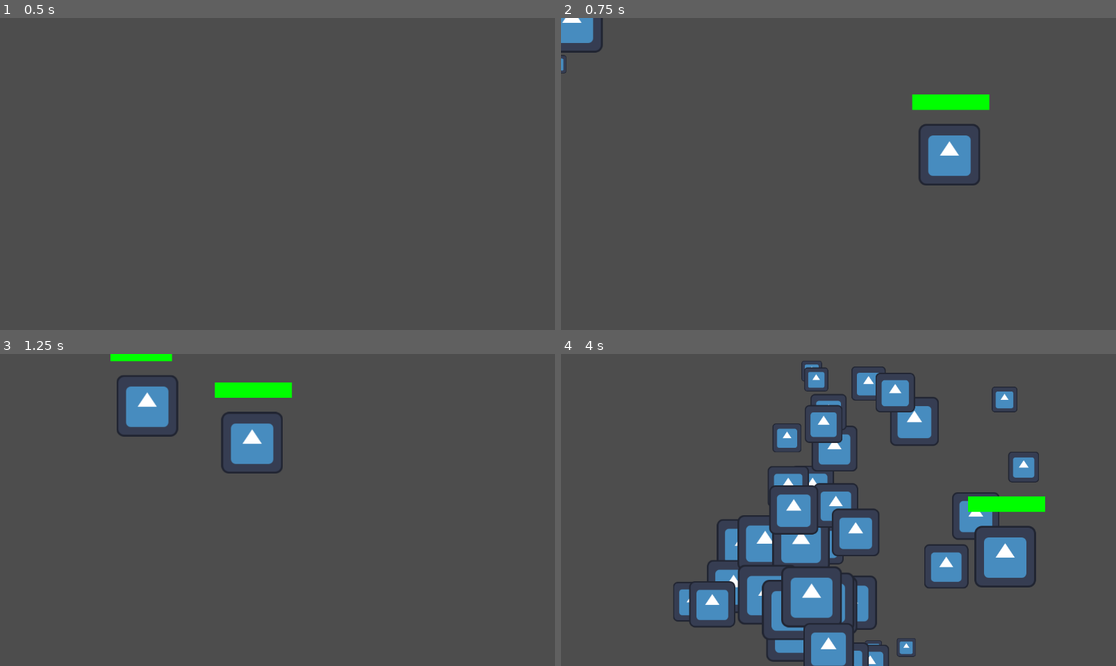
Above: before the commit, frames 1-4 (two rows, left to right).
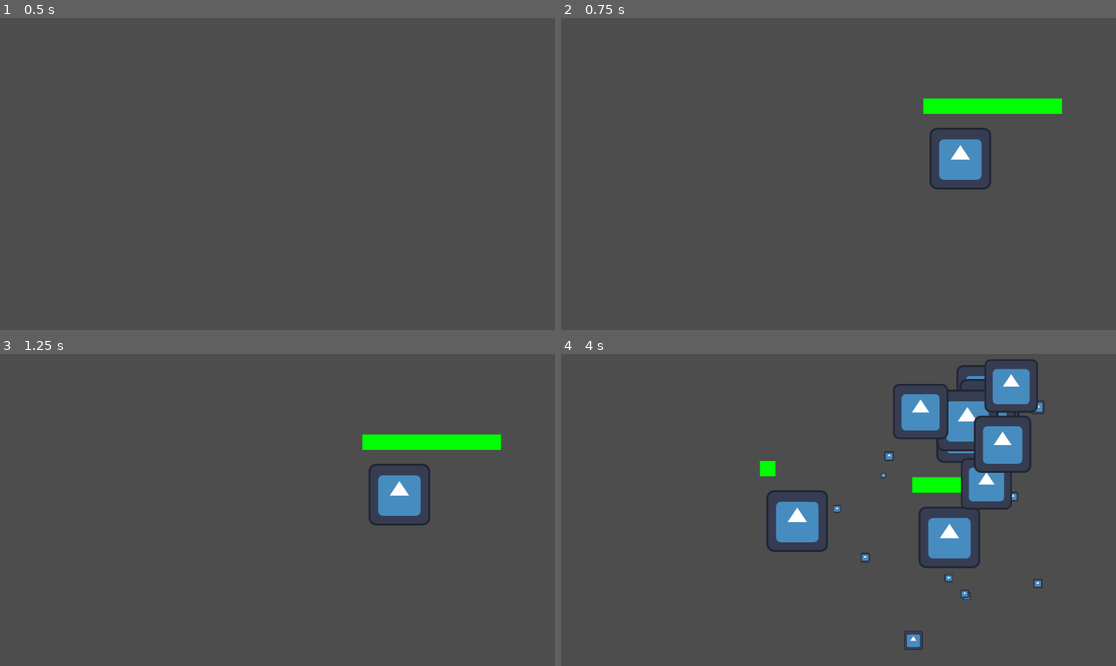
Above: after the commit, the same moments.

Repository: janisdimants/entity-component-prototype
Game: Godot game, scene res://main.tscn
The game is run twice, just before and just after one commit, with the same random seed, the same clock (stepped at 60 frames per second) and the same inputs. The engine's default icon, where the game draws it, is replaced by a stand-in: a white triangle on a blue panel in a dark square.
Inputs (mouse positions are in pixels of both pictures, inside the frame that each line leads up to):
- Up to frame 1 (0.5 s): no input
- Up to frame 2 (0.75 s): tap Enter (ui_accept) at 0.5 s; move the mouse to (960, 158) at 0.52 s; hold Enter (ui_accept) from 0.53 s (still down); click (960, 158) at 0.67 s
- Up to frame 3 (1.25 s): keep holding Enter (ui_accept)
- Up to frame 4 (4 s): release Enter (ui_accept) at 1.25 s; drag from (727, 525) to (710, 407) at 1.27 s; move the mouse to (894, 441) at 2.02 s; hold Enter (ui_accept) 2.03-2.75 s; click (894, 441) at 2.17 s; drag from (810, 572) to (932, 469) at 2.77 s; move the mouse to (1005, 556) at 3.52 s; hold Enter (ui_accept) from 3.53 s (still down); click (1005, 556) at 3.67 s

Frame 1 is identical in both runs. In frame 2, 3.0% of the frame differs, in the area x 0-91%, y 0-56%; in frame 3, 6.2%; in frame 4, 22%, in the area x 20-88%, y 1-100%.

Commit message:
update code styling and add stringname constants

Diff:
--- a/components/component_healthbar.gd
+++ b/components/component_healthbar.gd
@@ -12,11 +12,13 @@
 		entity = get_parent()
 	assert(entity)
 
-	entity.connect_to_signal(&"hp_changed", _on_hp_changed)
+	entity.connect_to_signal(ComponentHp.HP_CHANGED, _on_hp_changed)
+
 
 func _on_hp_changed(hp: int) -> void:
 	_hp = hp
 	queue_redraw()
+
 
 func _draw() -> void:
 	for i: int in range(0, _hp):
--- a/components/component_hp.gd
+++ b/components/component_hp.gd
@@ -1,5 +1,11 @@
 extends Node
 class_name ComponentHp
+
+const HP_CHANGED: StringName = &"hp_changed"
+const GOT_DAMAGED: StringName = &"got_damaged"
+const DIED: StringName = &"died"
+const DAMAGE: StringName = &"damage"
+const SET_HP: StringName = &"set_hp"
 
 @export var entity: Entity
 
@@ -9,7 +15,7 @@
 		hp_changed.emit(value)
 
 signal hp_changed(hp: int)
-signal took_damage(damage: int)
+signal got_damaged(damage: int)
 signal died()
 
 func _ready() -> void:
@@ -17,27 +23,35 @@
 		entity = get_parent()
 	assert(entity)
 
-	entity.register_signal(&"hp_changed", self)
-	entity.register_signal(&"took_damage", self)
-	entity.register_signal(&"died", self)
+	entity.register_signal(HP_CHANGED, self)
+	entity.register_signal(GOT_DAMAGED, self)
+	entity.register_signal(DIED, self)
 
-	entity.register_method(&"take_damage", take_damage)
+	entity.register_method(SET_HP, set_hp)
+	entity.register_method(DAMAGE, damage)
 
-	entity.connect_to_signal(&"got_hit", _on_got_hit)
+	entity.connect_to_signal(ComponentHurtbox.GOT_HIT, _on_got_hit)
 
 	hp_changed.emit(hp)
 
-func take_damage(damage: int) -> void:
+
+func damage(_damage: int) -> void:
 	if hp <= 0:
 		# Already dead
 		return
 
-	hp -= damage
+	hp -= _damage
 
 	if hp <= 0:
 		died.emit()
 	else:
-		took_damage.emit(damage)
+		got_damaged.emit(_damage)
 
-func _on_got_hit(_by: Entity, damage: int) -> void:
-	take_damage(damage)
+
+func set_hp(value: int) -> void:
+	hp = value
+	hp_changed.emit(value)
+
+
+func _on_got_hit(_by: Entity, _damage: int) -> void:
+	damage(_damage)
--- a/components/component_hurtbox.gd
+++ b/components/component_hurtbox.gd
@@ -1,8 +1,10 @@
 extends Area2D
 class_name ComponentHurtbox
 
+const GOT_HIT: StringName = &"got_hit"
+
 @export var entity: Entity
-@export var overlapping_timer: float = 0.1
+@export var overlapping_timer: float = 0.2
 
 signal got_hit(by: Entity, damage: int)
 
@@ -11,10 +13,11 @@
 		entity = get_parent()
 	assert(entity)
 
-	entity.register_signal(&"got_hit", self)
+	entity.register_signal(GOT_HIT, self)
 	entity.register_method(&"hurtbox_hit", _hurtbox_hit)
 
 	area_entered.connect(_on_area_entered)
+
 
 func _on_area_entered(area: Area2D) -> void:
 	if area is ComponentHitbox:
@@ -22,11 +25,13 @@
 			_hurtbox_hit(area.entity, area.damage)
 			_test_still_overlapping(area)
 
+
 func _test_still_overlapping(hitbox: ComponentHitbox) -> void:
 	await get_tree().create_timer(overlapping_timer).timeout
 	if overlaps_area(hitbox):
 		_hurtbox_hit(hitbox.entity, hitbox.damage)
 		_test_still_overlapping(hitbox)
 
+
 func _hurtbox_hit(by: Entity, damage: int) -> void:
 	got_hit.emit(by, 1)
--- a/components/component_move.gd
+++ b/components/component_move.gd
@@ -1,5 +1,8 @@
 extends Node
 class_name ComponentMove
+
+const SET_MOVE_INPUT: StringName = &"set_move_input"
+const KNOCKBACK: StringName = &"knockback"
 
 @export var entity: Entity
 
@@ -15,21 +18,25 @@
 		entity = get_parent()
 	assert(entity)
 
-	entity.register_method(&"set_move_input", _set_move_input)
-	entity.register_method(&"knockback", knockback)
+	entity.register_method(SET_MOVE_INPUT, _set_move_input)
+	entity.register_method(KNOCKBACK, knockback)
 
-	entity.connect_to_signal(&"got_hit", _on_got_hit)
+	entity.connect_to_signal(ComponentHurtbox.GOT_HIT, _on_got_hit)
+
 
 func _set_move_input(input: Vector2) -> void:
 	move_input = input.limit_length()
+
 
 func _on_got_hit(by: Entity, _damage: int) -> void:
 	var knockback_amount: float = 20.0
 	if by is Entity:
 		knockback((entity.position - by.position).normalized() * knockback_amount)
 
+
 func knockback(value: Vector2) -> void:
 	_velocity += value
+
 
 func _physics_process(delta: float) -> void:
 	_velocity -= _velocity.limit_length(drag)
--- a/components/component_on_damage_particles.gd
+++ b/components/component_on_damage_particles.gd
@@ -10,8 +10,10 @@
 
 	emitting = false
 	one_shot = true
-	entity.connect_to_signal(&"took_damage", _on_took_damage)
 
-func _on_took_damage(_damage: int) -> void:
+	entity.connect_to_signal(ComponentHp.GOT_DAMAGED, _on_got_damaged)
+
+
+func _on_got_damaged(_damage: int) -> void:
 	restart()
 	emitting = true
--- a/components/component_on_death_destroy.gd
+++ b/components/component_on_death_destroy.gd
@@ -8,7 +8,8 @@
 		entity = get_parent()
 	assert(entity)
 
-	entity.connect_to_signal(&"died", _on_died)
+	entity.connect_to_signal(ComponentHp.DIED, _on_died)
+
 
 func _on_died() -> void:
 	entity.queue_free()
--- a/components/component_on_death_hide.gd
+++ b/components/component_on_death_hide.gd
@@ -8,7 +8,8 @@
 		entity = get_parent()
 	assert(entity)
 
-	entity.connect_to_signal(&"died", _on_died)
+	entity.connect_to_signal(ComponentHp.DIED, _on_died)
+
 
 func _on_died() -> void:
 	hide()
--- a/components/component_on_death_particles.gd
+++ b/components/component_on_death_particles.gd
@@ -10,7 +10,9 @@
 
 	emitting = false
 	one_shot = true
-	entity.connect_to_signal(&"died", _on_died)
+
+	entity.connect_to_signal(ComponentHp.DIED, _on_died)
+
 
 func _on_died() -> void:
 	reparent(entity.get_parent(), true)
--- a/entities/default_entity.tscn
+++ b/entities/default_entity.tscn
@@ -42,6 +42,7 @@
 
 [node name="OnDamageParticles" type="GPUParticles2D" parent="." node_paths=PackedStringArray("entity")]
 emitting = false
+amount = 5
 texture = ExtResource("2_qwgem")
 lifetime = 0.3
 one_shot = true
@@ -52,7 +53,7 @@
 
 [node name="OnDeathParticles" type="GPUParticles2D" parent="." node_paths=PackedStringArray("entity")]
 emitting = false
-amount = 20
+amount = 12
 texture = ExtResource("2_qwgem")
 lifetime = 1.02
 one_shot = true
--- a/entity.gd
+++ b/entity.gd
@@ -24,6 +24,7 @@
 		signal_array.append(component)
 		signals.set(signal_name, signal_array)
 
+
 func connect_to_signal(signal_name: StringName, callable: Callable) -> void:
 	# Connect to existing signals
 	var signal_array: Array = signals.get(signal_name, []) as Array[Node]
@@ -39,8 +40,9 @@
 		connect_requests.append(callable)
 		signal_connects.set(signal_name, connect_requests)
 
+
+## Register method for future requests
 func register_method(method_name: StringName, callable: Callable) -> void:
-	# Register method for future requests
 	var method_array: Array = methods.get(method_name, []) as Array[Callable]
 	if method_array.has(callable):
 		push_error("Method %s already registered for name %s" % [callable, method_name])
@@ -48,8 +50,10 @@
 		method_array.append(callable)
 		methods.set(method_name, method_array)
 
+
 func get_methods(method_name: StringName) -> Array[Callable]:
 	return methods.get(method_name, []) as Array[Callable]
 
+
 func get_method(method_name: StringName) -> Callable:
 	return methods.get(method_name, [])[0]
--- a/main.gd
+++ b/main.gd
@@ -6,52 +6,54 @@
 
 var _entities: Array[Entity] = []
 
-func _ready() -> void:
-	pass
+
+func _physics_process(delta: float) -> void:
+	for _entity: Entity in _entities:
+		var _set_move_input: Callable = _entity.get_method(
+				ComponentMove.SET_MOVE_INPUT)
+
+		if !_set_move_input:
+			continue
+
+		var _closest_entity: Entity = _find_closest_entity(_entity)
+
+		if !_closest_entity:
+			_set_move_input.call(Vector2())
+			continue
+
+		var _position_delta: Vector2 = _closest_entity.position - _entity.position
+		_set_move_input.call(_position_delta)
+
 
 func _input(event: InputEvent) -> void:
-	if event.is_action_pressed(&"ui_accept"):
-		_handle_input()
-
-	if event.is_pressed() && event is InputEventMouse:
+	if event.is_pressed() && event is InputEventMouseButton:
 		if event.button_mask == MOUSE_BUTTON_LEFT:
 			_entity = _create_entity()
 			_entity.position = event.position
 
-func _handle_input() -> void:
-	if !_entity || !is_instance_valid(_entity):
-		_entity = _create_entity()
-	else:
-		_hit_entity(_entity)
 
 func _create_entity() -> Entity:
 	var new_entity: Entity = DEFAULT_ENTITY.instantiate() as Entity
 
 	add_child(new_entity)
 
+	var entity_hp: int = randi_range(5, 10)
+	new_entity.get_method(ComponentHp.SET_HP).call(entity_hp)
+
+
 	_entities.push_back(new_entity)
-	new_entity.connect_to_signal(&"died", _entities.erase.bind(new_entity))
+	new_entity.connect_to_signal(ComponentHp.DIED,
+			_entities.erase.bind(new_entity))
 
 	return new_entity
 
+
 func _hit_entity(entity: Entity) -> void:
 	var _hit: Callable = entity.get_method(&"hurtbox_hit")
+
 	if _hit:
 		_hit.call(null, 1)
 
-func _physics_process(delta: float) -> void:
-	for _entity: Entity in _entities:
-		var _set_move_input: Callable = _entity.get_method(&"set_move_input")
-		if !_set_move_input:
-			continue
-
-		var _closest_entity: Entity = _find_closest_entity(_entity)
-		if !_closest_entity:
-			_set_move_input.call(Vector2())
-			continue
-
-		var _position_delta: Vector2 = _closest_entity.position - _entity.position
-		_set_move_input.call(_position_delta)
 
 func _find_closest_entity(find_entity: Entity) -> Entity:
 	var _closest_entity: Entity
@@ -62,6 +64,7 @@
 			continue
 
 		var distance: float = find_entity.position.distance_to(_entity.position)
+
 		if distance < _closest_distance:
 			_closest_entity = _entity
 			_closest_distance = distance
